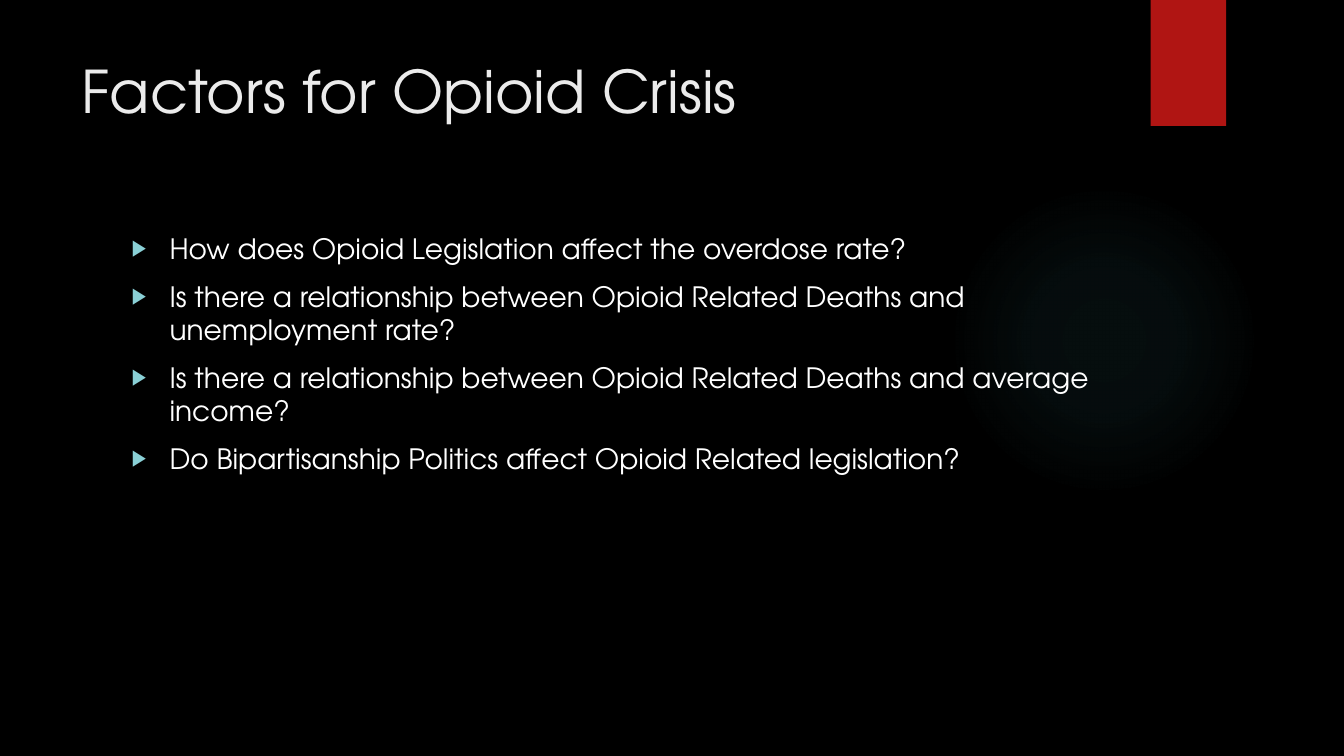
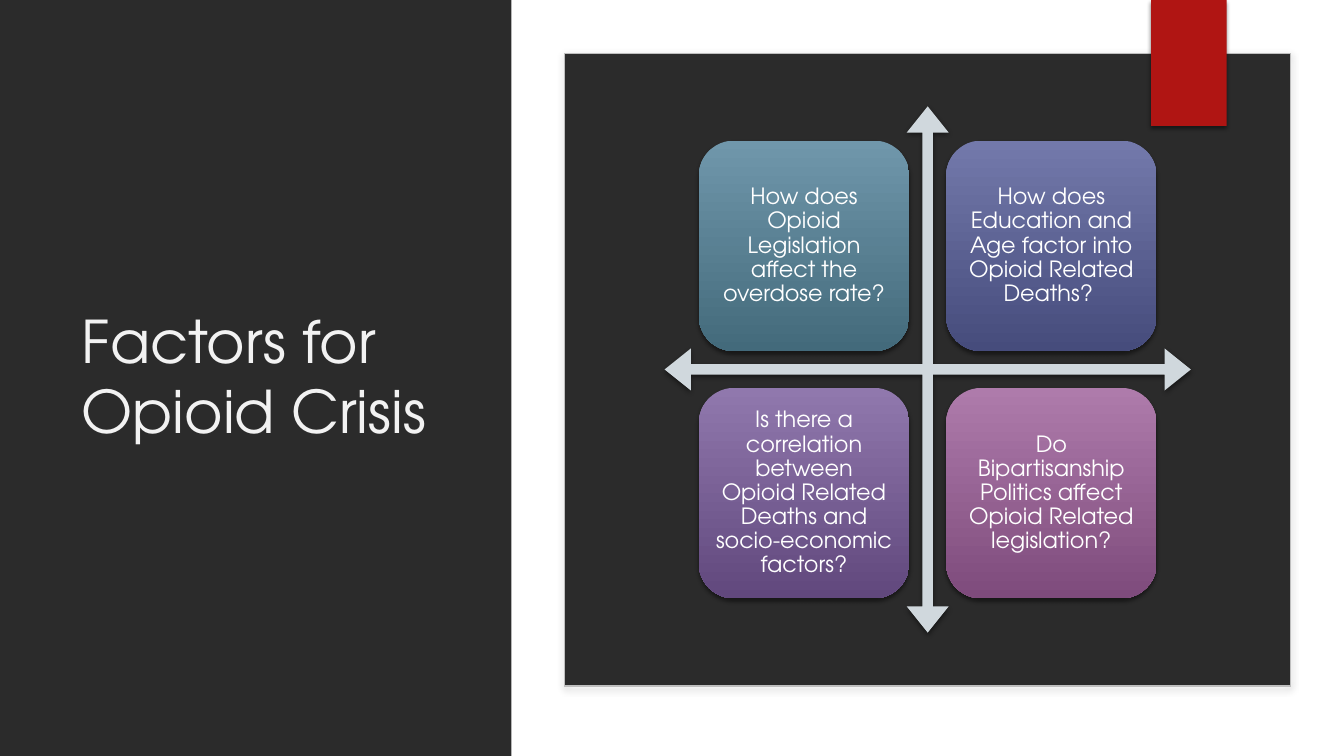
Before and after one commit to GregPoppe/opioid_project, a slide deck: slide 3 of Opioid_Crisis.pptx. Drawn at 1344x756 pixels with LibreOffice and Linux fonts; fonts in the diff are those of the drawing; background and template pictures are left out; a plain dark background stands for a picture behind light text. Boxes give left, top, right and bottom in pixels: in the first picture for what was removed or moved away, otherwise in the second. Text is boxed around its words. In the diff, an @@ line names an element or a change of style, - is before the commit and + after.

```diff
--- a/Opioid_Crisis.pptx
+++ b/Opioid_Crisis.pptx
@@ rectangle added at bbox=[511, 0, 1344, 756], fill #FFFFFF @@
@@ rectangle added at bbox=[1151, 0, 1227, 126], fill #B01513 @@
@@ rounded rectangle added at bbox=[565, 53, 1291, 687], fill #FFFFFF, outline #BFBFBF 1 pt @@
@@ title "Factors for Opioid Crisis": place and size @@
-title "Factors for Opioid Crisis" at bbox=[81, 68, 737, 125]
+title "Factors for Opioid Crisis" at bbox=[82, 319, 426, 445]
@@ title "Factors for Opioid Crisis" at bbox=[82, 319, 426, 445]: text colour #EBEBEB to #F2F2F2; vertical alignment top to middle @@
@@ ellipse removed at bbox=[949, 185, 1259, 495] @@
@@ text removed at bbox=[170, 238, 1088, 475] @@
-▶ How does Opioid Legislation affect the overdose rate?
-▶ Is there a relationship between Opioid Related Deaths and unemployment rate?
-▶ Is there a relationship between Opioid Related Deaths and average income?
-▶ Do Bipartisanship Politics affect Opioid Related legislation?
@@ group added at bbox=[664, 107, 1191, 633]: 4 rounded rectangles, 4 texts, 1 quad arrow @@
+How does Opioid Legislation affect the overdose rate?
+How does Education and Age factor into Opioid Related Deaths?
+Is there a correlation between Opioid Related Deaths and socio-economic factors?
+Do Bipartisanship Politics affect Opioid Related legislation?
```
Also in this commit, not shown: 8 other slides changed, 21 slides added, 6 slides removed.
